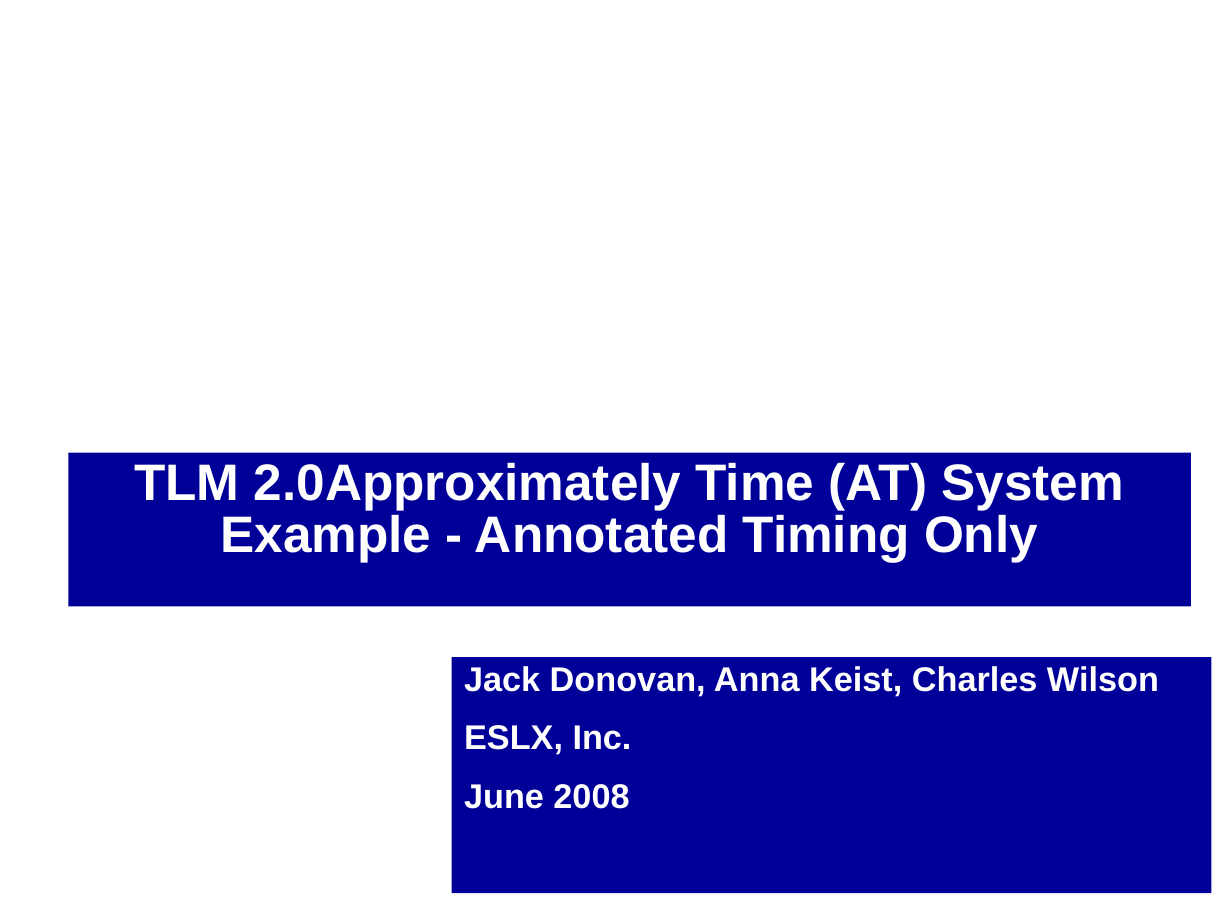
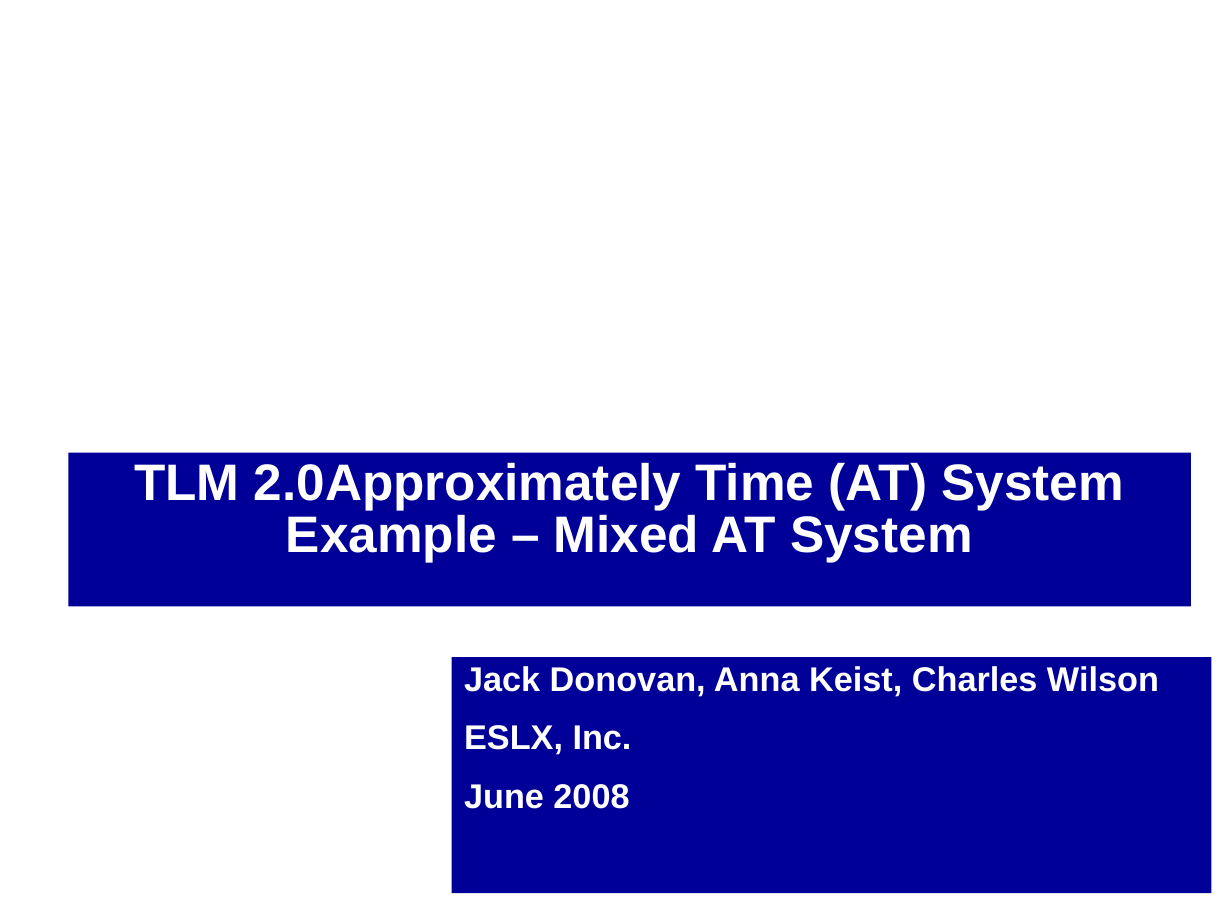
Before and after one commit to accellera-official/systemc, a slide deck: slide 1 of examples/tlm/at_mixed_targets/docs/at_mixed_targets_example.ppt. Drawn at 1232x924 pixels with LibreOffice and Linux fonts; fonts in the diff are those of the drawing; background and template pictures are left out. Boxes give left, top, right and bottom in pixels: in the first picture for what was removed or moved away, otherwise in the second. Text is boxed around its words. In the diff, an @@ line names an element or a change of style, - is before the commit and + after.

Commit message:
Improvements to AT examples - needs review

```diff
--- a/examples/tlm/at_mixed_targets/docs/at_mixed_targets_example.ppt
+++ b/examples/tlm/at_mixed_targets/docs/at_mixed_targets_example.ppt
@@ title at [134,462,1123,563]: text changed @@
-TLM 2.0Approximately Time (AT) System Example - Annotated Timing Only
+TLM 2.0Approximately Time (AT) System Example – Mixed AT System
```
Also in this commit, not shown: 4 other slides changed, 5 slides added, 1 slide removed, 32 other files.
